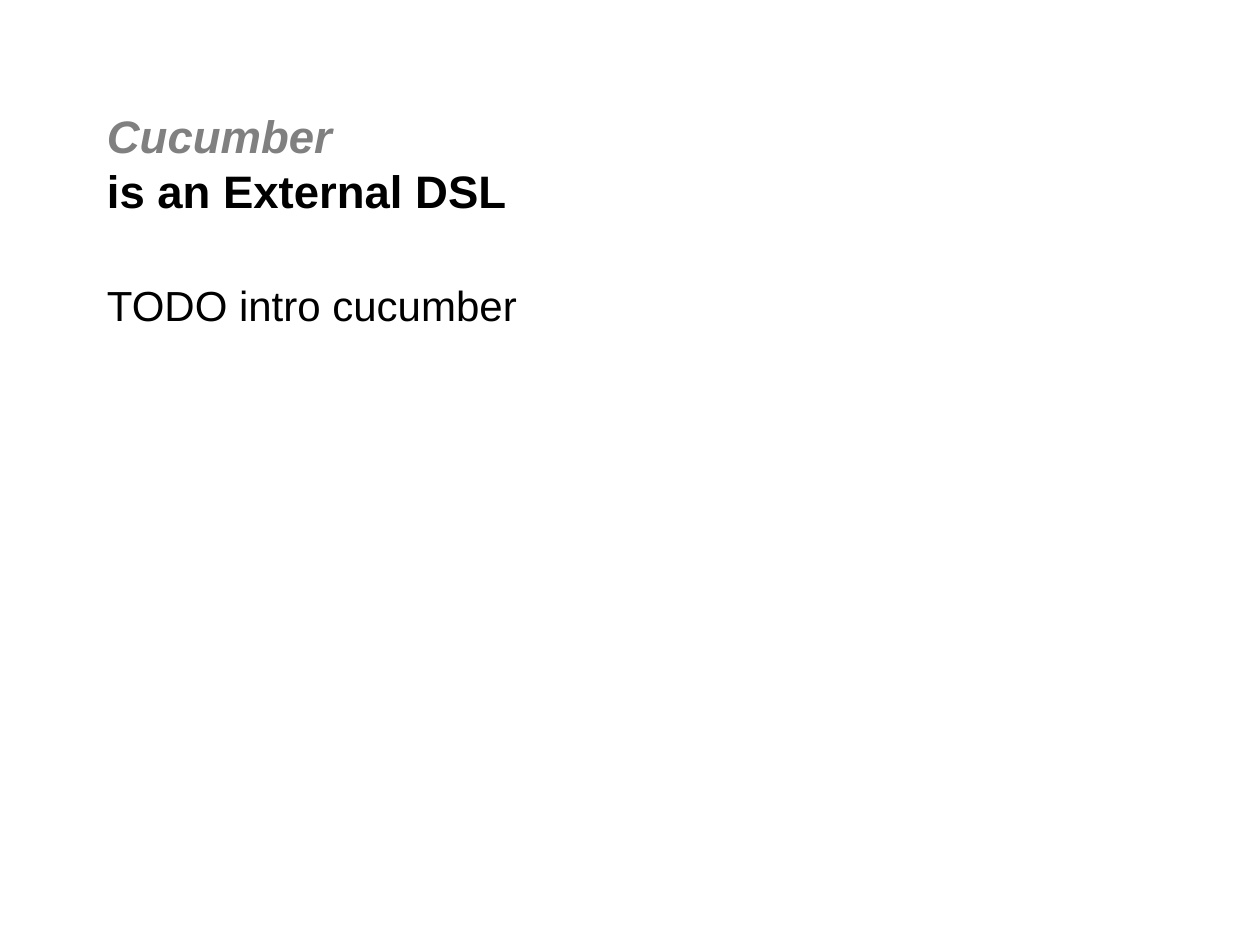
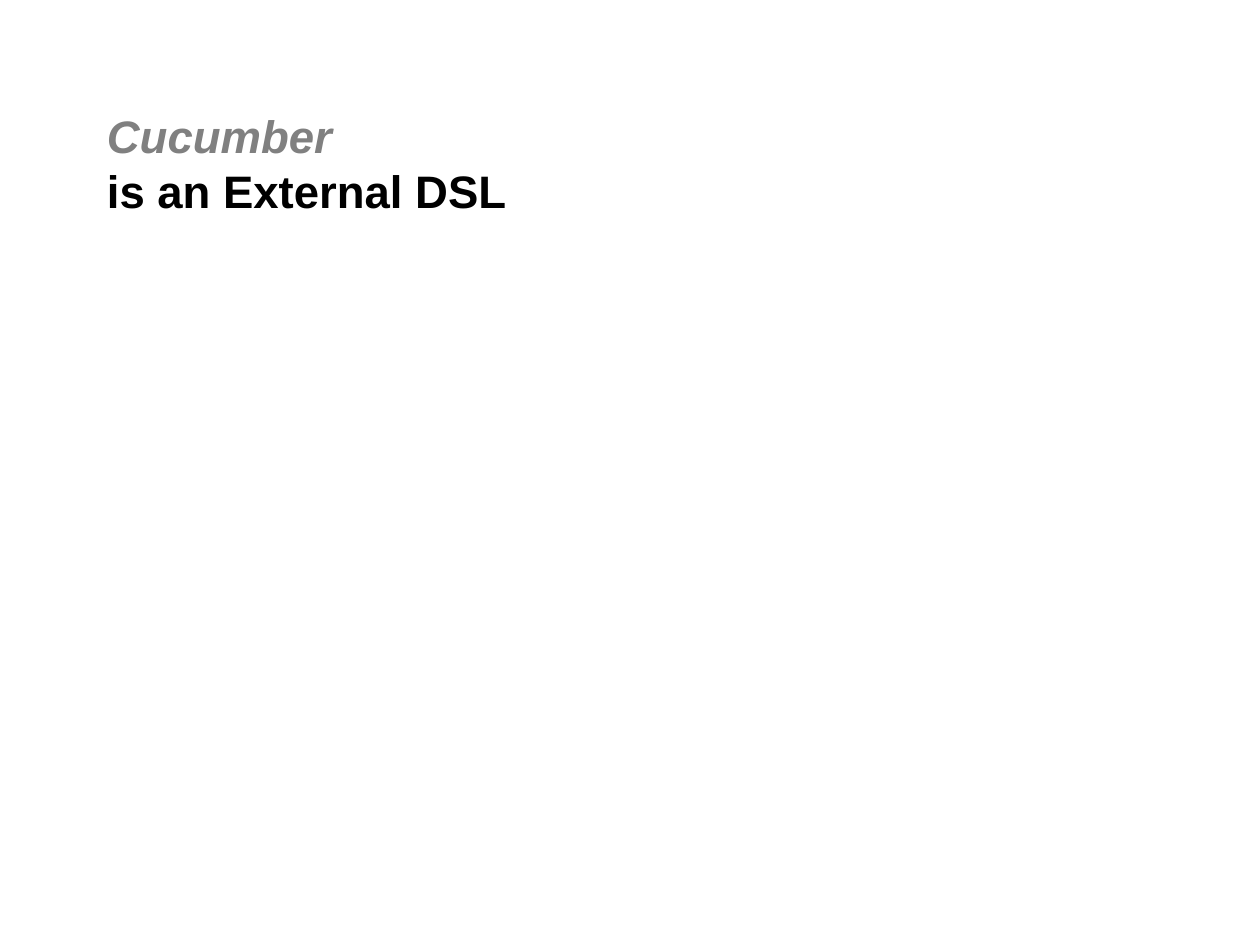
Before and after one commit to jgoodsen/agile2010, a slide deck: slide 3 of 05-cucumber.ppt. Drawn at 1260x945 pixels with LibreOffice and Linux fonts; fonts in the diff are those of the drawing; background and template pictures are left out. Boxes give left, top, right and bottom in pixels: in the first picture for what was removed or moved away, otherwise in the second. Text is boxed around its words. In the diff, an @@ line names an element or a change of style, - is before the commit and + after.

```diff
--- a/05-cucumber.ppt
+++ b/05-cucumber.ppt
@@ text removed at (107,290,516,322) @@
-TODO intro cucumber
```
Also in this commit, not shown: 1 other slide changed, 2 slides added.
